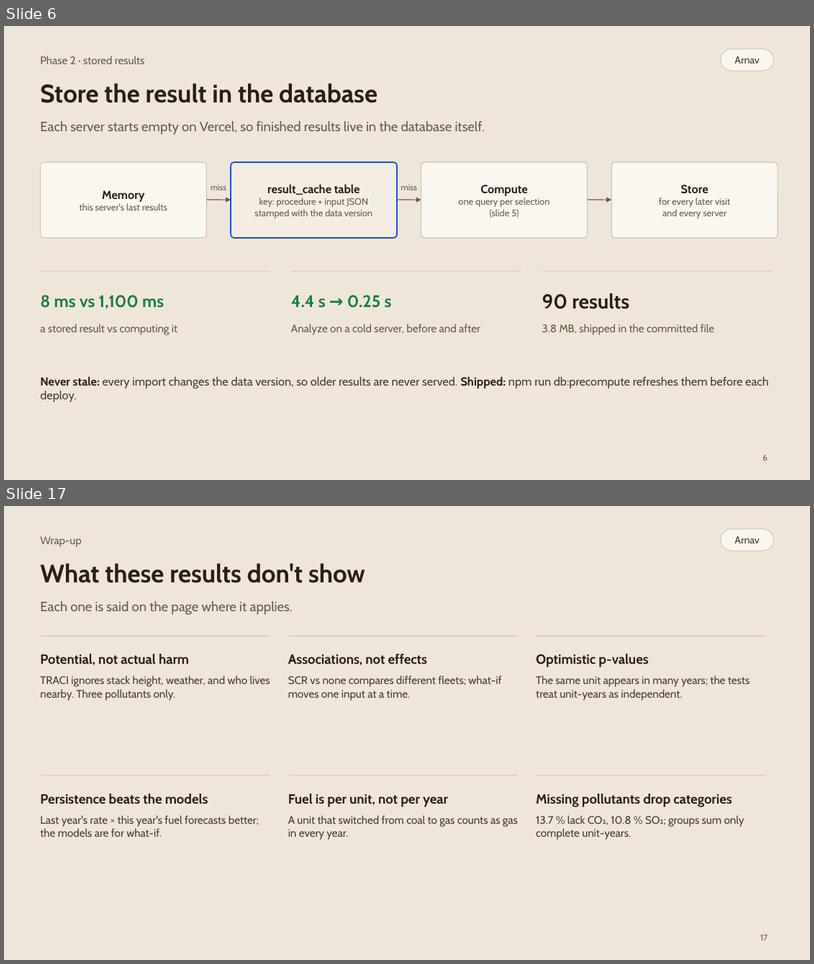
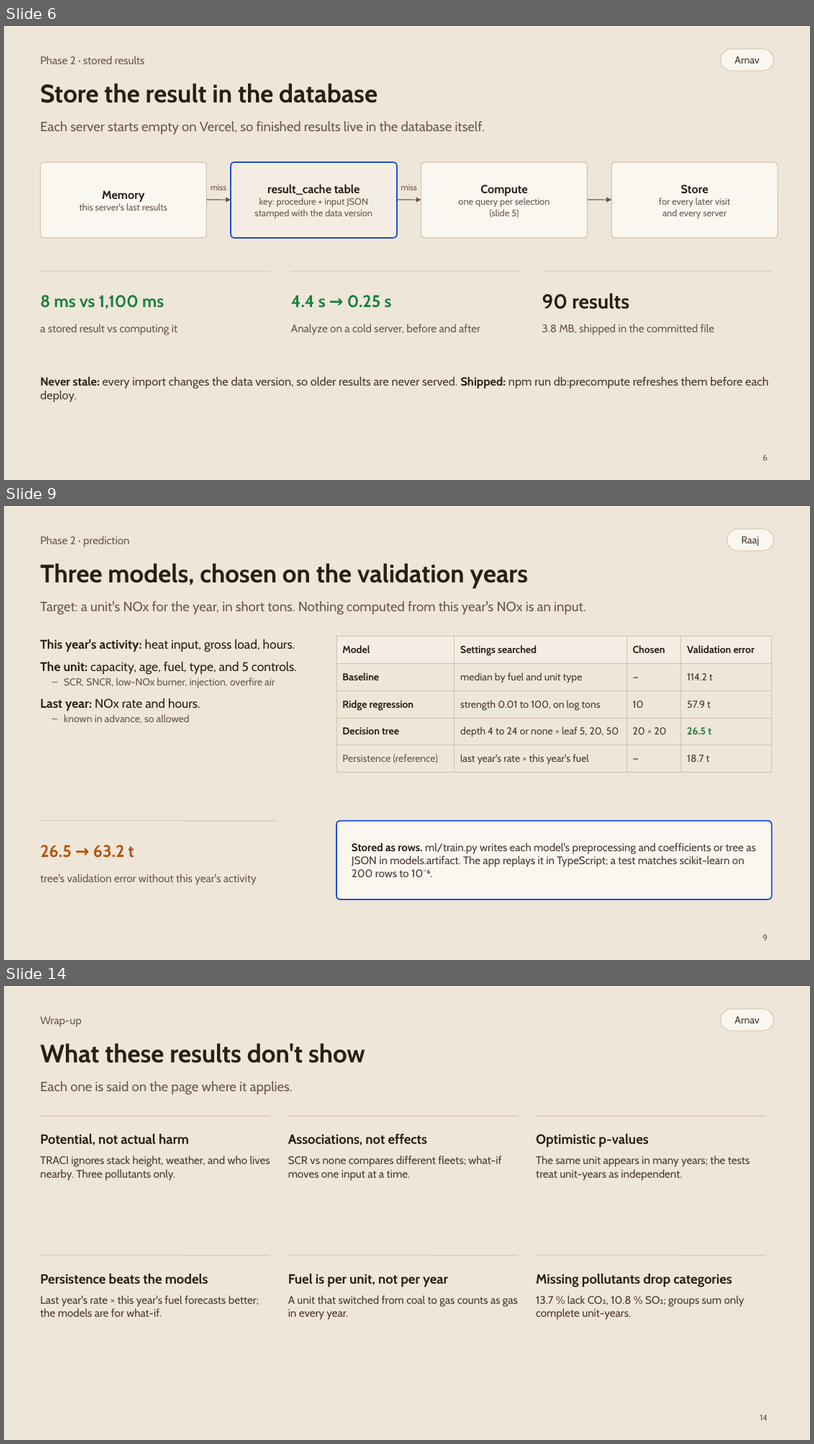
Before and after one commit to raajbanga/epaData, a slide deck: report/phase2/slides/epaData-slides.pptx. Shown one above the other, each under a label of ours: slides 6 and 17 before the commit, slides 6, 9 and 14 after it; the slides between them are not shown. The pictures are 814x964 and 814x1444 pixels, drawn with LibreOffice and Linux fonts; fonts in the diff are those of the drawing. Boxes give left, top, right and bottom in pixels: in the first picture for what was removed or moved away, otherwise in the second. Text is boxed around its words. In the diff, an @@ line names an element or a change of style, - is before the commit and + after.

Commit message:
docs(slides): explain TRACI and the data split; demo two steps per slide
- New slides: which TRACI factors and why, and how they map onto our mass columns
- New slides: the year-based split and why, and how each model was chosen
- Demo steps two per slide; drop the demo overview
- Live site link as large as the GitHub link

```diff
--- a/report/phase2/slides/epaData-slides.pptx
+++ b/report/phase2/slides/epaData-slides.pptx
@@ slide 9 added at bbox=[4, 506, 810, 960], background #EFE6DA @@
@@ text added at bbox=[40, 536, 129, 546], 13 pt, text #6B5948 @@
+Phase 2 · prediction
@@ rounded rectangle added at bbox=[728, 529, 774, 551], fill #FAF6F0, outline #D3C2AD 0.75 pt @@
@@ text added at bbox=[742, 536, 760, 546], 12 pt, text #4A3A2C @@
+Raaj
@@ text added at bbox=[40, 563, 529, 589], 30 pt, text #2A1F16, bold @@
+Three models, chosen on the validation years
@@ text added at bbox=[40, 601, 586, 615], 16 pt, text #6B5948 @@
+Target: a unit's NOx for the year, in short tons. Nothing computed from this year's NOx is an input.
@@ text added at bbox=[40, 639, 297, 723], 15 pt, text #2A1F16 @@
+▪ This year's activity: heat input, gross load, hours.
+▪ The unit: capacity, age, fuel, type, and 5 controls.
+  – SCR, SNCR, low-NOx burner, injection, overfire air
+▪ Last year: NOx rate and hours.
+  – known in advance, so allowed
@@ table added at bbox=[337, 636, 772, 767], 5 rows, 4 columns @@
+Model | Settings searched | Chosen | Validation error
+Baseline | median by fuel and unit type | — | 114.2 t
+Ridge regression | strength 0.01 to 100, on log tons | 10 | 57.9 t
+Decision tree | depth 4 to 24 or none × leaf 5, 20, 50 | 20 × 20 | 26.5 t
+Persistence (reference) | last year's rate × this year's fuel | — | 18.7 t
@@ line added from (40, 821) to (276, 821), #D3C2AD 0.75 pt @@
@@ rounded rectangle added at bbox=[337, 821, 772, 899], fill #FAF6F0, outline #1D4ED8 1.5 pt @@
@@ text added at bbox=[40, 844, 134, 857], 20 pt, text #B45309, bold @@
+26.5 → 63.2 t
@@ text added at bbox=[352, 842, 756, 877], 13 pt, text #4A3A2C @@
+Stored as rows. ml/train.py writes each model's preprocessing and coefficients or tree as JSON in models.artifact. The app replays it in TypeScript; a test matches scikit-learn on 200 rows to 10⁻⁶.
@@ text added at bbox=[40, 873, 257, 885], 13 pt, text #6B5948 @@
+tree's validation error without this year's activity
@@ page number added at bbox=[763, 934, 768, 940], 10 pt, text #6B5948 @@
+9
@@ what was slide 17 is now slide 14 @@
@@ page number at bbox=[760, 1414, 768, 1420]: text changed @@
-17
+14
```
Also in this commit, not shown: 1 slide changed, 6 other slides added, 10 slides removed, 3 other files.
